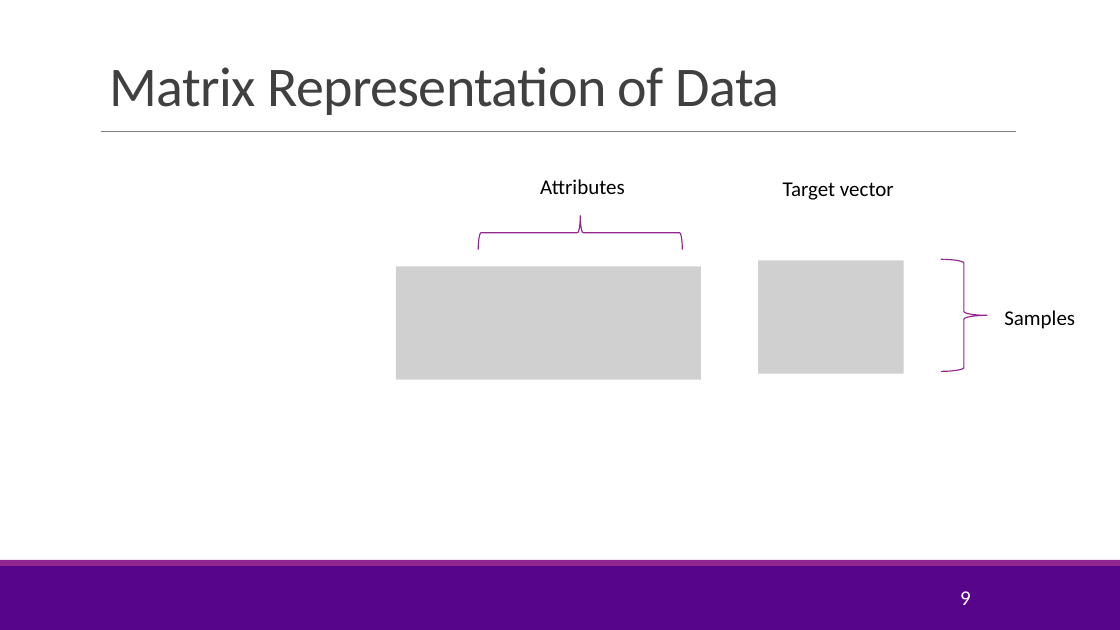
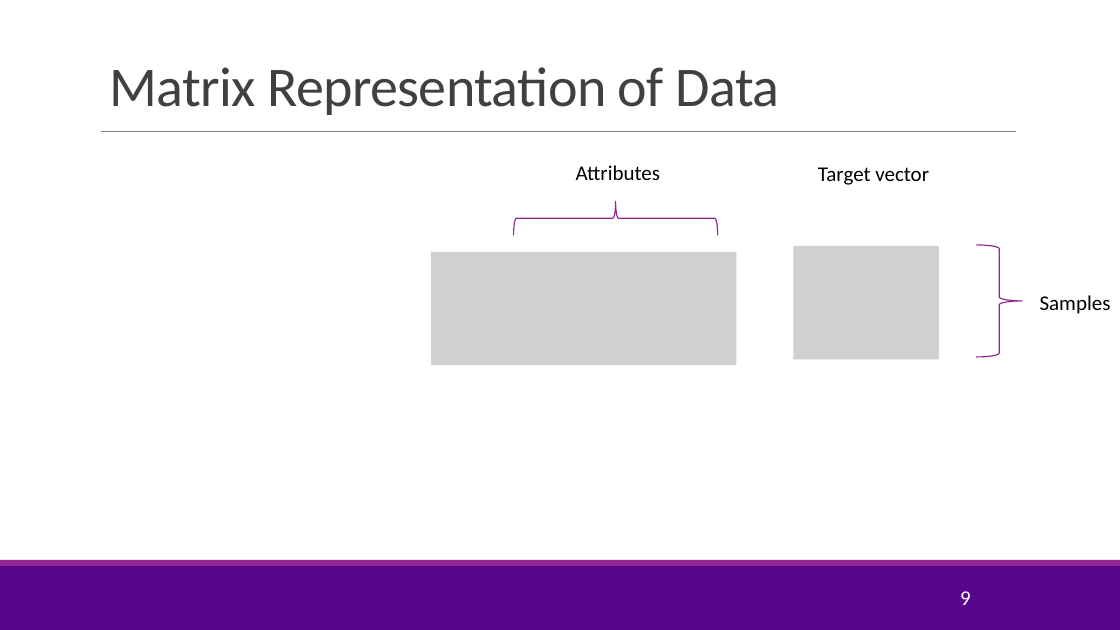
Before and after one commit to joshzzl/introml, a slide deck: slide 9 of lectures/Lect03_MultLinRegression.pptx. Drawn at 1120x630 pixels with LibreOffice and Linux fonts; fonts in the diff are those of the drawing; grey boxes stand for pictures; background and template pictures are left out. Boxes give left, top, right and bottom in pixels: in the first picture for what was removed or moved away, otherwise in the second. Text is boxed around its words. In the diff, an @@ line names an element or a change of style, - is before the commit and + after.

```diff
--- a/lectures/Lect03_MultLinRegression.pptx
+++ b/lectures/Lect03_MultLinRegression.pptx
@@ 3 texts, 2 left braces, 2 pictures: place and size @@
-3 texts, 2 left braces, 2 pictures at (396, 179, 1075, 380)
+3 texts, 2 left braces, 2 pictures at (431, 165, 1111, 365)
```
Also in this commit, not shown: 7 other slides changed, 3 slides added.
